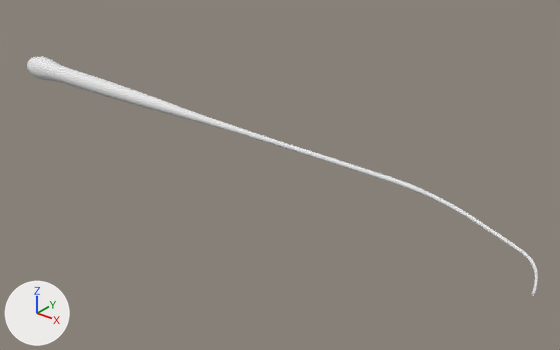
A saved change to the Blender file InsectWing.blend.
Both versions are drawn from a 50 mm camera at (9.26, -6.88, 3.84) aimed at (3.96, -0.26, -0.26). The lights are fixed; the arrows at lower left show +X, +Y and +Z. The older version comes first.

Script lines for the objects in view, before the commit:
```python
me_cylinder = bpy.data.meshes.new('Cylinder')
me_cylinder.from_pydata(...)  # 1277 vertices, 1206 faces, 10 loose edges; spans x -1.7..1.7, y -9.6..1.7, z -3.9..21.2
ob_cylinder = bpy.data.objects.new('Cylinder', me_cylinder)
ob_cylinder.location = (0.0, 0.0, 0.0)
ob_cylinder.rotation_euler = (0.0, 1.571, 0.0)  # degrees (0, 90, 0)
ob_cylinder.scale = (0.12, 0.12, 0.353)
_m = ob_cylinder.modifiers.new('Subdivision', 'SUBSURF')
_m.levels = 4
```
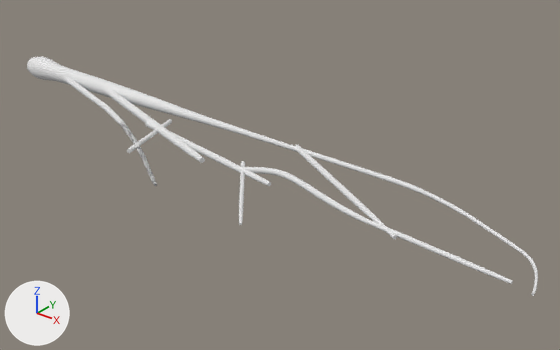
Commit message: Added cylinders for secondary veins.

Patch to the scene script:
```diff
--- a/InsectWing.blend.py
+++ b/InsectWing.blend.py
@@ ob_cylinder_001 @@
+ob_cylinder_001 = bpy.data.objects.new('Cylinder.001', me_cylinder_009)  # 804 vertices, 769 faces; spans x -1.2..1.0, y -11.07..1.0, z -1.0..3.93
+ob_cylinder_001.location = (0.258, -0.269, 0.0)
+ob_cylinder_001.rotation_euler = (3.434, 1.571, 0.0)  # degrees (197, 90, 0)
+ob_cylinder_001.scale = (-0.0472, -0.0472, -0.868)
@@ ob_cylinder_008 @@
+ob_cylinder_008 = bpy.data.objects.new('Cylinder.008', me_cylinder_008)  # a 32-sided cylinder along z spanning x -1.0..1.0, y -1.0..1.0, z -1.0..1.0
+ob_cylinder_008.location = (2.299, -0.813, 0.0)
+ob_cylinder_008.rotation_euler = (1.571, 0.83, 0.302)  # degrees (90, 48, 17)
+ob_cylinder_008.scale = (0.0292, 0.0292, -0.517)
@@ ob_cylinder_007 @@
+ob_cylinder_007 = bpy.data.objects.new('Cylinder.007', me_cylinder_007)  # 128 vertices, 98 faces; spans x -1.0..1.0, y -1.0..1.0, z -1.0..2.19
+ob_cylinder_007.location = (6.202, -1.019, 0.0)
+ob_cylinder_007.rotation_euler = (4.712, 1.38, 1.489)  # degrees (270, 79, 85)
+ob_cylinder_007.scale = (-0.0262, -0.0262, -0.482)
@@ ob_cylinder_006 @@
+ob_cylinder_006 = bpy.data.objects.new('Cylinder.006', me_cylinder_006)  # 736 vertices, 706 faces; spans x -1.69..1.61, y -3.91..4.59, z -2.29..0.56
+ob_cylinder_006.location = (5.367, -0.868, 0.0)
+ob_cylinder_006.rotation_euler = (4.712, 1.38, 1.489)  # degrees (270, 79, 85)
+ob_cylinder_006.scale = (-0.0364, -0.0364, -0.668)
@@ ob_cylinder_005 @@
+ob_cylinder_005 = bpy.data.objects.new('Cylinder.005', me_cylinder_007.copy())
+ob_cylinder_005.location = (2.726, -0.681, 0.0)
+ob_cylinder_005.rotation_euler = (4.712, 1.38, 1.414)  # degrees (270, 79, 81)
+ob_cylinder_005.scale = (-0.0409, -0.0409, -0.752)
@@ ob_cylinder_004 @@
+ob_cylinder_004 = bpy.data.objects.new('Cylinder.004', me_cylinder_007.copy())
+ob_cylinder_004.location = (4.051, -1.052, 0.0)
+ob_cylinder_004.rotation_euler = (4.712, 1.229, 0.7)  # degrees (270, 70, 40)
+ob_cylinder_004.scale = (-0.0247, -0.0247, -0.454)
@@ ob_cylinder_003 @@
+ob_cylinder_003 = bpy.data.objects.new('Cylinder.003', me_cylinder_007.copy())
+ob_cylinder_003.location = (1.242, -0.269, 0.0)
+ob_cylinder_003.rotation_euler = (4.712, 1.51, 1.257)  # degrees (270, 87, 72)
+ob_cylinder_003.scale = (-0.0547, -0.0547, -1.0)
@@ ob_cylinder_002 @@
+ob_cylinder_002 = bpy.data.objects.new('Cylinder.002', me_cylinder_002)  # 192 vertices, 162 faces; spans x -1.0..1.0, y -1.0..1.0, z -1.0..2.52
+ob_cylinder_002.location = (4.559, -0.269, 0.0)
+ob_cylinder_002.rotation_euler = (3.639, 1.571, 0.0)  # degrees (208, 90, 0)
+ob_cylinder_002.scale = (-0.0364, -0.0364, -0.668)
```

Where the change shows, as pixel boxes [x1, y1, x2, y2] in the pictures (560 x 350 px):
'Cylinder.003', added
    after: [105, 89, 205, 163]
'Cylinder.006', added
    after: [243, 167, 372, 225]
'Cylinder.007', added
    after: [371, 221, 513, 284]
'Cylinder.002', added
    after: [295, 145, 397, 239]
'Cylinder.001', added
    after: [63, 77, 157, 186]
'Cylinder.005', added
    after: [145, 121, 271, 186]
'Cylinder.008', added
    after: [127, 119, 172, 153]
